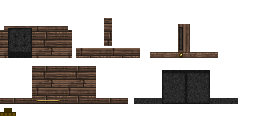
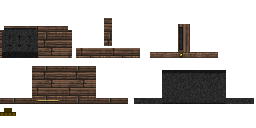
Layers edited between the first and the second 256 × 128 image:
added layer "shadow center" (48%) above "shabows left" over (x1=2, y1=27, x2=226, y2=104)
hid "shabows", painted on it over (x1=2, y1=27, x2=218, y2=104)
hid "blue", painted on it over (x1=2, y1=27, x2=254, y2=104)
moved "black" above "c", painted on it over (x1=2, y1=27, x2=254, y2=104)
added layer "c" above "l" over (x1=2, y1=27, x2=254, y2=104)
hid "cloth", painted on it over (x1=8, y1=27, x2=238, y2=104)
